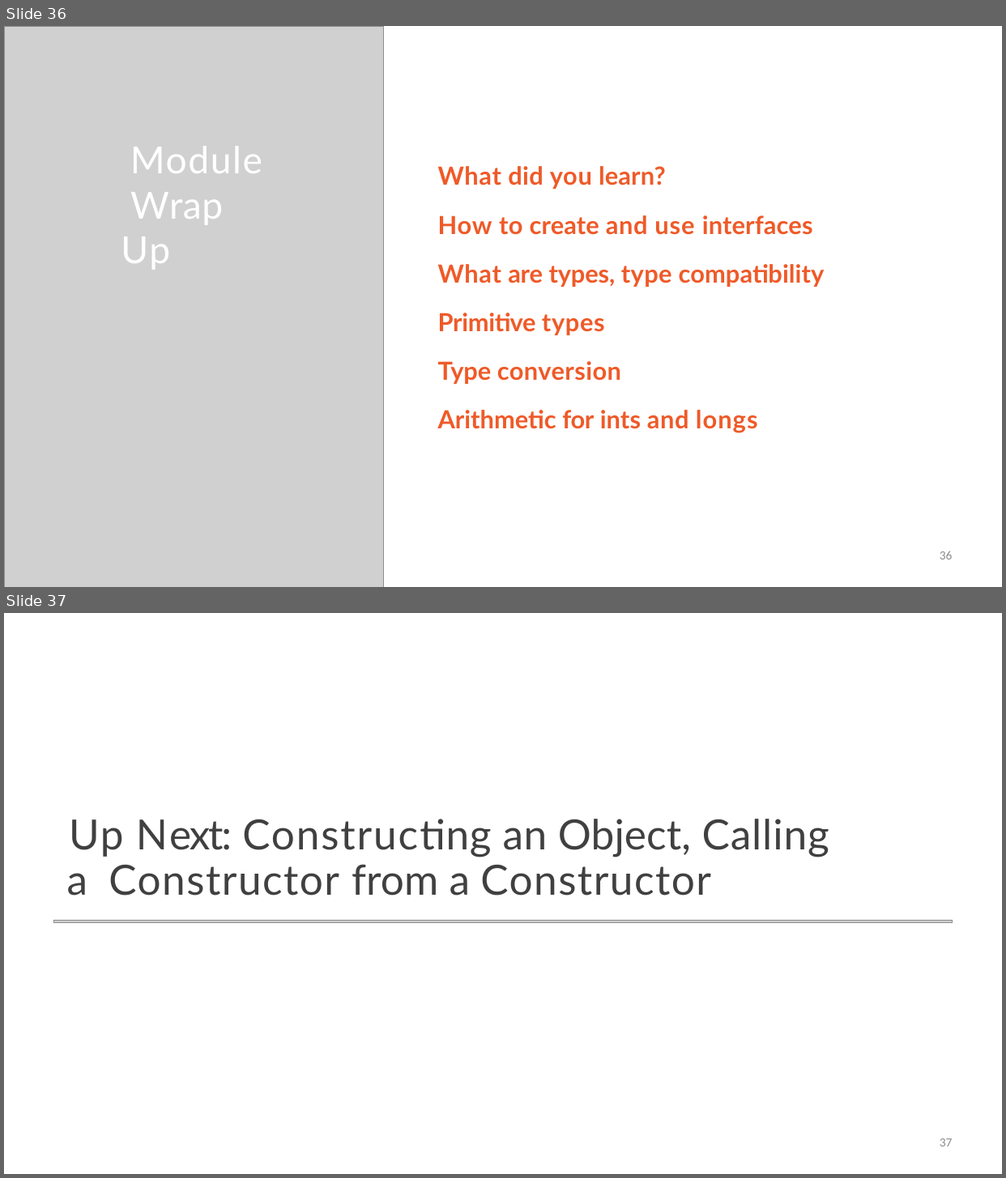
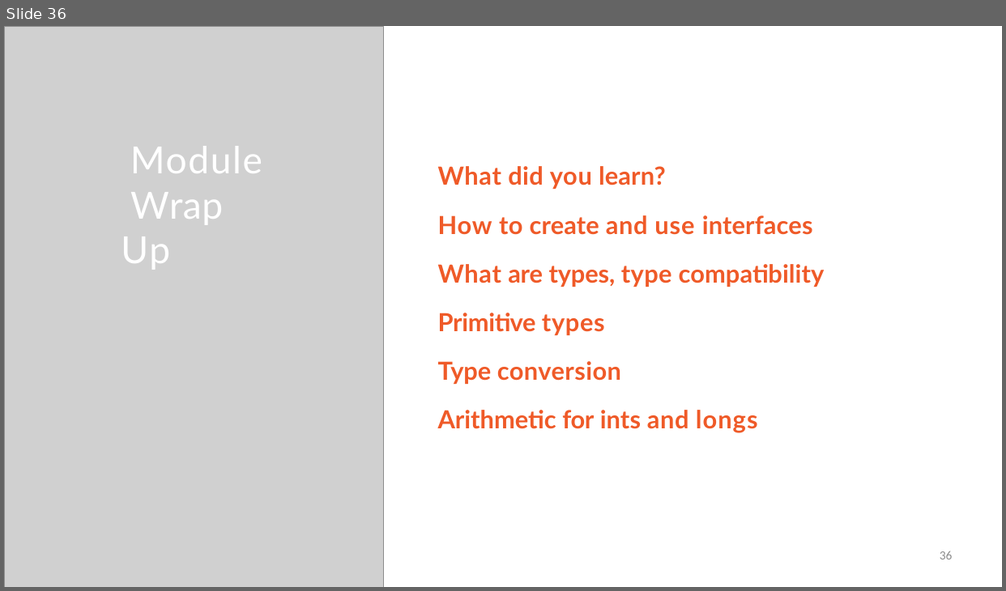
Before and after one commit to StevenJoseph19/DXC-FSD, a slide deck: 1. Core Java/Day 1/Slides/1. Modeling Object Behavior with Interfaces/modeling-object-behavior-with-interfaces-slides.pptx. Shown one above the other, each under a label of ours: slides 36 and 37 before the commit, slide 36 after it. The pictures are 1006x1178 and 1006x591 pixels, drawn with LibreOffice and Linux fonts; fonts in the diff are those of the drawing; grey boxes stand for pictures; background and template pictures are left out. Boxes give left, top, right and bottom in pixels: in the first picture for what was removed or moved away, otherwise in the second. Text is boxed around its words. In the diff, an @@ line names an element or a change of style, - is before the commit and + after.

```diff
--- a/1. Core Java/Day 1/Slides/1. Modeling Object Behavior with Interfaces/modeling-object-behavior-with-interfaces-slides.pptx
+++ b/1. Core Java/Day 1/Slides/1. Modeling Object Behavior with Interfaces/modeling-object-behavior-with-interfaces-slides.pptx
@@ slide 37 removed at box(4, 613, 1002, 1174), background #FFFFFF @@
@@ title removed at box(67, 819, 829, 896) @@
-Up Next: Constructing an Object, Calling a Constructor from a Constructor
@@ picture removed at box(54, 920, 952, 923) @@
@@ page number removed at box(940, 1139, 953, 1147) @@
-37
```
Also in this commit, not shown: 1 slide changed, 1 other file.
